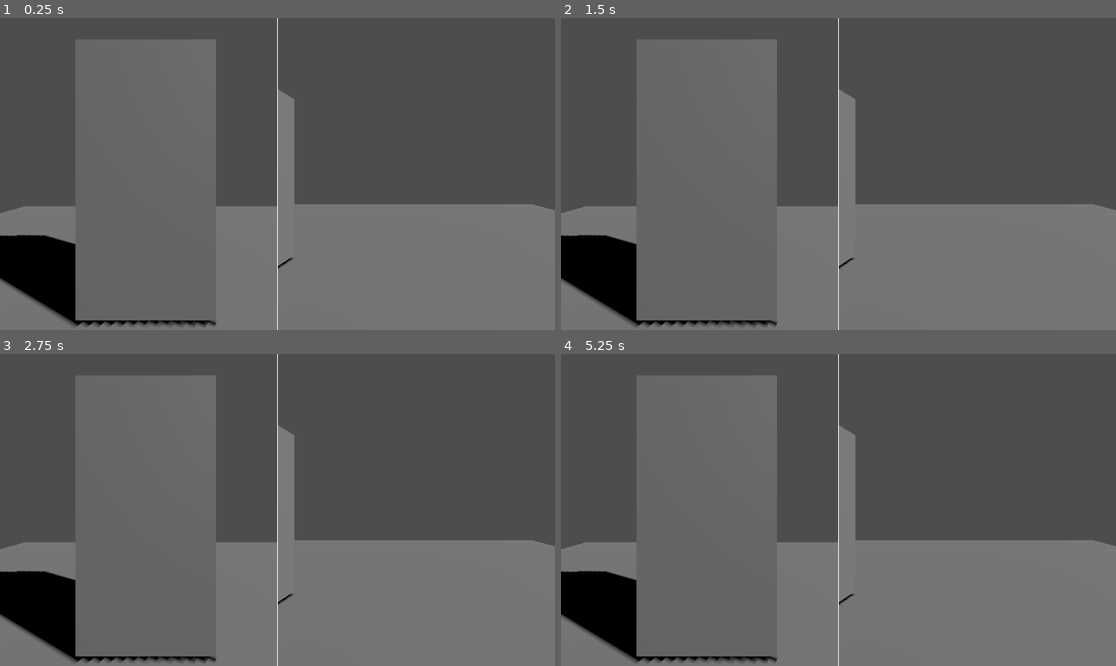
Above: before the commit, frames 1-4 (two rows, left to right).
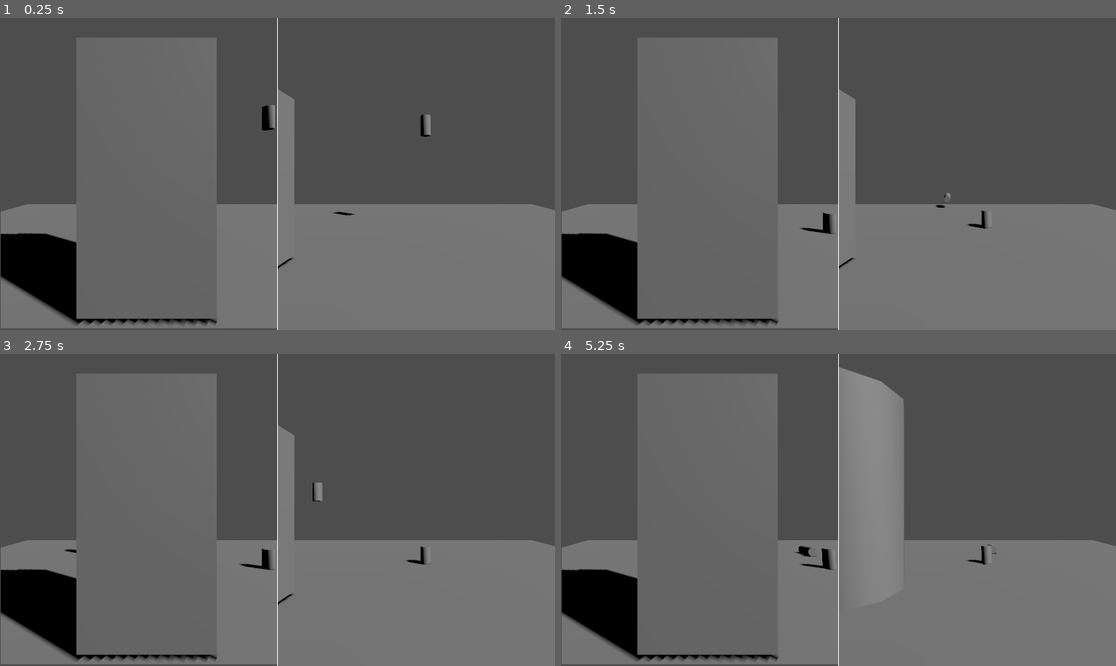
Above: after the commit, the same moments.

Repository: tombuben/automat
Game: Godot game, scene res://Scenes/main_scene.tscn
Two runs of this game, one before a commit and one after it. Both use one fixed random seed, a clock stepped at 60 frames per second and the inputs below. The project has no main scene, so this scene is started directly.
Inputs (mouse positions are in pixels of both pictures, inside the frame that each line leads up to):
- Up to frame 1 (0.25 s): no input
- Up to frame 2 (1.5 s): move the mouse to (960, 158) at 0.52 s; click (960, 158) at 0.67 s; move the mouse to (727, 189) at 1.27 s; click (727, 189) at 1.42 s
- Up to frame 3 (2.75 s): move the mouse to (333, 441) at 2.02 s; click (333, 441) at 2.17 s
- Up to frame 4 (5.25 s): move the mouse to (810, 572) at 2.77 s; click (810, 572) at 2.92 s; tap Enter at 3.5 s; move the mouse to (1005, 556) at 3.52 s; click (1005, 556) at 3.67 s; move the mouse to (672, 463) at 4.27 s; click (672, 463) at 4.42 s; move the mouse to (866, 510) at 5.02 s; click (866, 510) at 5.17 s

The runs differ from the first frame. In frame 1, 1.6% of the frame differs, in the area x 0-78%, y 6-100%; in frame 2, 1.6%; in frame 3, 1.7%; in frame 4, 6.6%, in the area x 0-79%, y 4-100%.

Commit message:
Add shooting cans

Diff:
--- a/Scenes/main_scene.tscn
+++ b/Scenes/main_scene.tscn
@@ -1,9 +1,20 @@
-[gd_scene format=3 uid="uid://b6qthxoydelxv"]
+[gd_scene load_steps=4 format=3 uid="uid://b6qthxoydelxv"]
+
+[ext_resource type="Script" uid="uid://c56o0l1eo5f5k" path="res://Scenes/world_view.gd" id="1_52fb6"]
+[ext_resource type="PackedScene" uid="uid://c2vjbnjw2np13" path="res://Subscenes/random_item.tscn" id="2_6l7je"]
+
+[sub_resource type="BoxShape3D" id="BoxShape3D_6l7je"]
+size = Vector3(10, 0.1, 10)
 
 [node name="MainScene" type="Node3D"]
 
 [node name="Ground" type="CSGBox3D" parent="."]
 size = Vector3(10, 0.1, 10)
+
+[node name="StaticBody3D" type="StaticBody3D" parent="Ground"]
+
+[node name="CollisionShape3D" type="CollisionShape3D" parent="Ground/StaticBody3D"]
+shape = SubResource("BoxShape3D_6l7je")
 
 [node name="Automat" type="CSGBox3D" parent="."]
 transform = Transform3D(1, 0, 0, 0, 1, 0, 0, 0, 1, -1.16859, 1.08019, -0.00439191)
@@ -13,6 +24,9 @@
 transform = Transform3D(0.54822, -0.503586, 0.667724, 0, 0.798394, 0.602136, -0.836334, -0.330103, 0.437696, 3.26873, 2.51421, 0)
 shadow_enabled = true
 
+[node name="RandomItem" parent="." instance=ExtResource("2_6l7je")]
+transform = Transform3D(1, 0, 0, 0, 1, 0, 0, 0, 1, 1.08265, 2.37636, -1.8436)
+
 [node name="Control" type="Control" parent="."]
 layout_mode = 3
 anchors_preset = 0
@@ -20,8 +34,11 @@
 offset_bottom = 40.0
 
 [node name="SubViewportContainer" type="SubViewportContainer" parent="Control"]
-offset_right = 960.0
-offset_bottom = 1080.0
+layout_mode = 0
+offset_left = 3.0
+offset_top = -6.0
+offset_right = 963.0
+offset_bottom = 1074.0
 
 [node name="SubViewport" type="SubViewport" parent="Control/SubViewportContainer"]
 handle_input_locally = false
@@ -32,6 +49,7 @@
 transform = Transform3D(1, 0, 0, 0, 1, 0, 0, 0, 1, -1.21831, 1.12251, 1.79181)
 
 [node name="SubViewportContainer2" type="SubViewportContainer" parent="Control"]
+layout_mode = 0
 offset_left = 960.0
 offset_right = 1920.0
 offset_bottom = 1080.0
@@ -43,6 +61,8 @@
 
 [node name="WorldView" type="Camera3D" parent="Control/SubViewportContainer2/SubViewport"]
 transform = Transform3D(1, 0, 0, 0, 1, 0, 0, 0, 1, 0.893029, 1.12251, 2.24788)
+script = ExtResource("1_52fb6")
+spawnItem = ExtResource("2_6l7je")
 
 [node name="ColorRect" type="ColorRect" parent="Control"]
 layout_mode = 2
--- /dev/null
+++ b/Scenes/world_view.gd
@@ -0,0 +1,32 @@
+extends Camera3D
+
+@export var spawnItem : PackedScene
+
+func _input(event):
+	# Mouse in viewport coordinates.
+	if event is InputEventMouseButton:
+		var relative_position = event.position / get_viewport().get_visible_rect().size.y
+		relative_position.x = (relative_position.x * 2) - 1
+		relative_position.y = (relative_position.y * 2) - 1
+		print("Mouse Click/Unclick at: ", relative_position)
+
+		var relative_angle = relative_position * fov/2
+		print("Mouse Click/Unclick at: ", relative_angle)
+
+		if event.pressed:
+			shoot(relative_angle)
+	elif event is InputEventMouseMotion:
+		print("Mouse Motion at: ", event.position)
+
+	# Print the size of the viewport.
+	print("Viewport Resolution is: ", get_viewport().get_visible_rect().size)
+
+func shoot(relative_angle):
+	var object = spawnItem.instantiate()
+	add_child(object)
+	var applied_force = transform.basis.z * -10 + transform.basis.y * 1
+
+	applied_force = applied_force.rotated(Vector3.DOWN, deg_to_rad(relative_angle.x))
+	applied_force = applied_force.rotated(Vector3.LEFT, deg_to_rad(relative_angle.y))
+	object.apply_central_impulse(applied_force)
+	pass
--- /dev/null
+++ b/Subscenes/random_item.tscn
@@ -0,0 +1,15 @@
+[gd_scene load_steps=2 format=3 uid="uid://c2vjbnjw2np13"]
+
+[sub_resource type="CylinderShape3D" id="CylinderShape3D_ry8o8"]
+height = 0.3
+radius = 0.1
+
+[node name="RandomItem" type="RigidBody3D"]
+
+[node name="CollisionShape3D" type="CollisionShape3D" parent="."]
+shape = SubResource("CylinderShape3D_ry8o8")
+
+[node name="CSGCylinder3D" type="CSGCylinder3D" parent="."]
+radius = 0.1
+height = 0.4
+sides = 10
--- a/project.godot
+++ b/project.godot
@@ -20,6 +20,10 @@
 window/size/viewport_height=1080
 window/size/resizable=false
 
+[physics]
+
+3d/physics_engine="Jolt Physics"
+
 [rendering]
 
 renderer/rendering_method="gl_compatibility"
Not shown, added: Scenes/world_view.gd.uid
